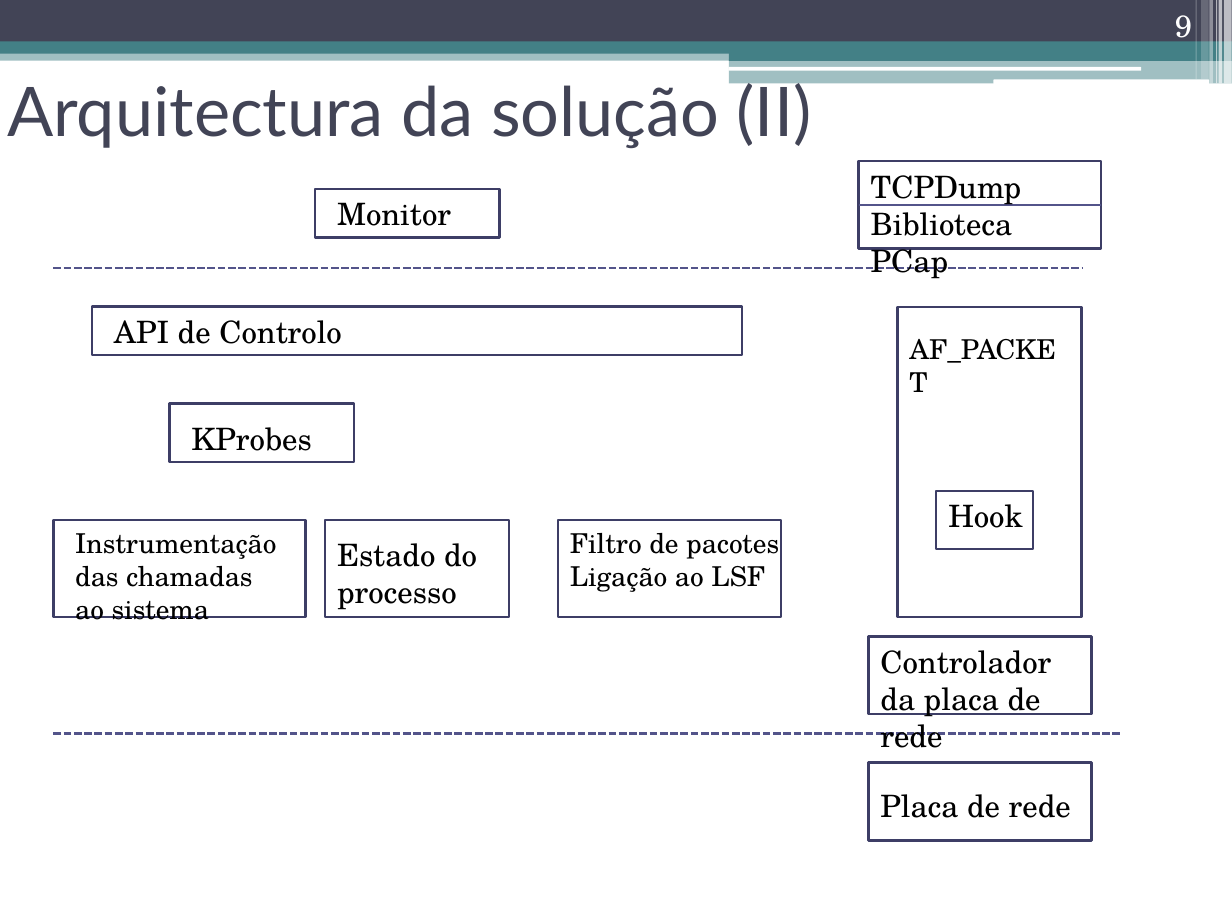
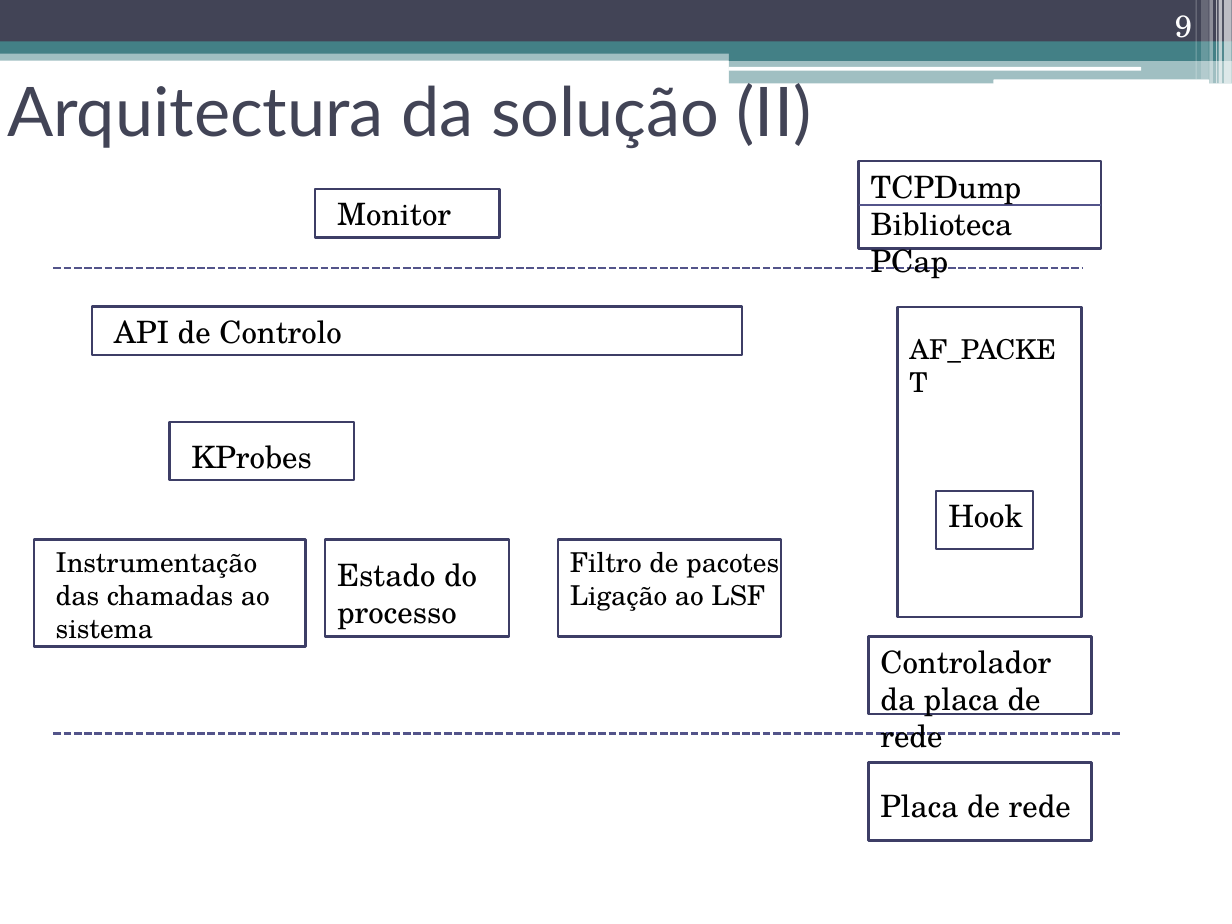
Before and after one commit to nunogmartins/cap_dissertation, a slide deck: slide 9 of doc/apresentacao_dissertacao.pptx. Drawn at 1232x924 pixels with LibreOffice and Linux fonts; fonts in the diff are those of the drawing. Boxes give left, top, right and bottom in pixels: in the first picture for what was removed or moved away, otherwise in the second. Text is boxed around its words. In the diff, an @@ line names an element or a change of style, - is before the commit and + after.

Commit message:
adicionados testes e cores na arquitectura

```diff
--- a/doc/apresentacao_dissertacao.pptx
+++ b/doc/apresentacao_dissertacao.pptx
@@ rectangle: place and size @@
-rectangle at [170,404,355,462]
+rectangle at [170,421,355,479]
@@ text "KProbes": place and size @@
-text "KProbes" at [191,427,311,451]
+text "KProbes" at [191,445,311,469]
@@ rectangle: place and size @@
-rectangle at [53,520,306,617]
+rectangle at [34,540,306,647]
@@ text "Instrumentação das chamadas ao sistema" rewrapped from [75,533,276,620] to [56,552,270,647] @@
@@ 2 texts, 2 rectangles: place and size @@
-2 texts, 2 rectangles at [325,520,781,617]
+2 texts, 2 rectangles at [325,540,781,637]
```
Also in this commit, not shown: 2 other slides changed, 2 slides added, 1 slide removed.
